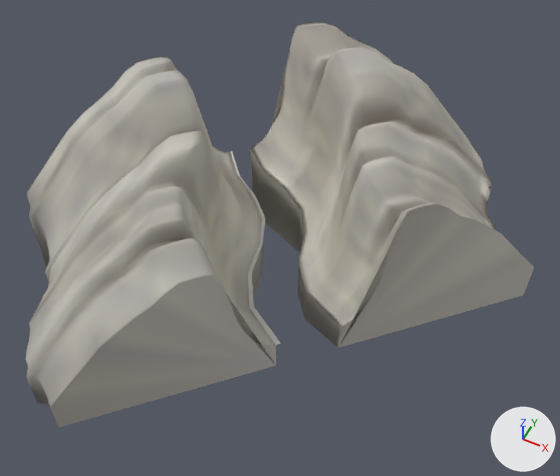
The glTF model assets/env010/gorge-strata-v1.glb, before and after one commit.
Both versions are drawn from a 50 mm camera at (248.0, -417.0, 294.0) aimed at (86.0, -93.0, -110.0). Lighting does not change. The marker at lower right points along +X, +Y and +Z. The picture after the commit comes second.

Objects in the first picture: 'front_buttress', 'middle_terraces', 'pale_horizon'.
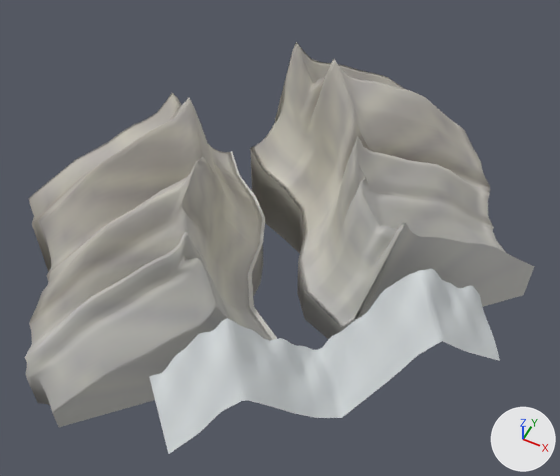
Location of each change, (x1, y1, x2, y2) in pixels of the pictures (560 x 476 px; the box of a moved part takes in the faces that stretch with it):
```json
{"object": "front_buttress", "change": "reshaped", "before": [26, 57, 276, 427], "after": [25, 93, 272, 427], "on screen": "10% shorter"}
{"object": "middle_terraces", "change": "reshaped", "before": [250, 22, 534, 348], "after": [250, 42, 534, 339], "on screen": "9% shorter"}
{"object": "pale_horizon", "change": "reshaped", "before": [231, 152, 281, 345], "after": [149, 152, 500, 454], "on screen": "590% wider, 56% taller"}
{"part": 1, "of": "me_front_buttress", "change": "moved or reshaped", "before": [26, 57, 276, 424], "after": [25, 93, 264, 424]}
{"part": 2, "of": "me_middle_terraces", "change": "moved or reshaped", "before": [258, 22, 534, 348], "after": [258, 42, 534, 327]}
{"part": 3, "of": "me_pale_horizon", "change": "added", "after": [149, 269, 500, 454]}
```

Scene script edits in JSON lines:
```json
{"block": "me_front_buttress", "where": "# used by ob_front_buttress; location = (0.0, 0.0, 0.0)"}
{"op": "remove", "block": "me_front_buttress", "code": "me_front_buttress.from_pydata(...)  # 2262 vertices, 4520 faces; spans x -100.0..110.0, y -256.0..-27.0, z -183.0..-12.0"}
{"op": "add", "block": "me_front_buttress", "code": "me_front_buttress.from_pydata(...)  # 2262 vertices, 4520 faces; spans x -100.0..110.0, y -256.0..-27.0, z -183.0..-29.0"}
{"block": "me_front_buttress", "change": "me_front_buttress part 1: 1905 of 2262 vertices moved; they spanned x -100.0..103.0, y -256.0..-33.0, z -158.0..-12.0 and now span x -100.0..103.0, y -256.0..-33.0, z -165.0..-29.0; mean shift (0.0, 0.0, -19.0); largest move (-23.0, -78.0, -14.0) -> (-23.0, -78.0, -71.0)"}
{"block": "me_middle_terraces", "where": "# used by ob_middle_terraces; location = (0.0, 0.0, 0.0)"}
{"op": "remove", "block": "me_middle_terraces", "code": "me_middle_terraces.from_pydata(...)  # 2262 vertices, 4520 faces; spans x 21.0..252.0, y -112.0..92.0, z -183.0..-11.0"}
{"op": "add", "block": "me_middle_terraces", "code": "me_middle_terraces.from_pydata(...)  # 2262 vertices, 4520 faces; spans x 21.0..252.0, y -112.0..92.0, z -183.0..-18.0"}
{"block": "me_middle_terraces", "change": "me_middle_terraces part 2: 1903 of 2262 vertices moved; they spanned x 28.0..252.0, y -106.0..92.0, z -159.0..-11.0 and now span x 28.0..252.0, y -106.0..92.0, z -162.0..-18.0; mean shift (0.0, 0.0, -15.0); largest move (131.0, -15.0, -49.0) -> (131.0, -15.0, -92.0)"}
{"block": "me_pale_horizon", "where": "# used by ob_pale_horizon; location = (0.0, 0.0, 0.0)"}
{"op": "remove", "block": "me_pale_horizon", "code": "me_pale_horizon.from_pydata(...)  # 174 vertices, 172 faces; spans x 9.9..112.2, y -146.4..-26.0, z -157.0..-113.7"}
{"op": "add", "block": "me_pale_horizon", "code": "me_pale_horizon.from_pydata(...)  # 993 vertices, 1660 faces; spans x 9.9..252.2, y -252.2..-26.0, z -169.0..-81.8"}
{"block": "me_pale_horizon", "change": "me_pale_horizon part 3: a new loose piece of 819 vertices spanning x 61.5..252.2, y -252.2..-61.5, z -169.0..-81.8, in mat_layered_stone_vertex_colors"}
```
